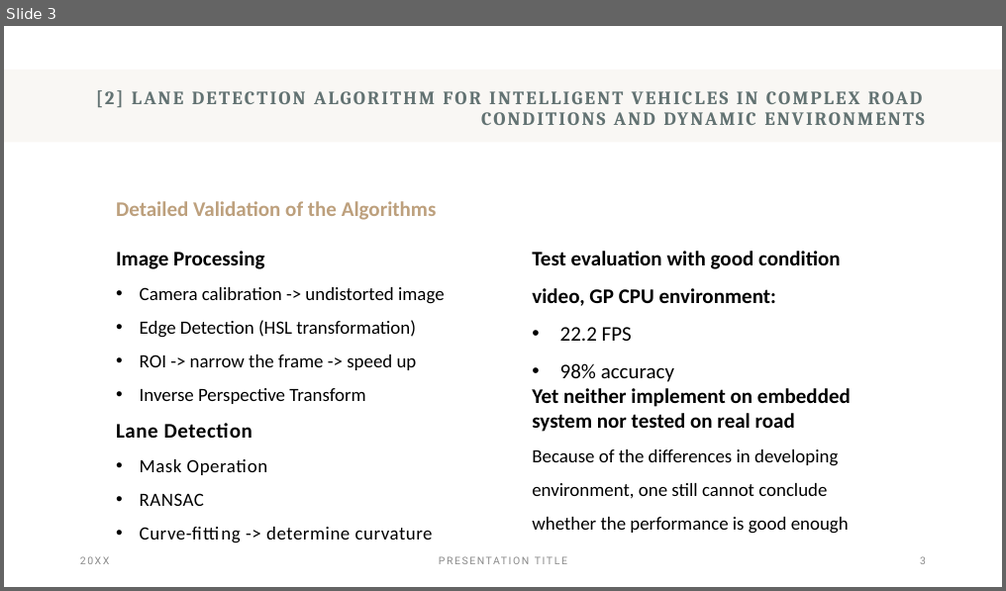
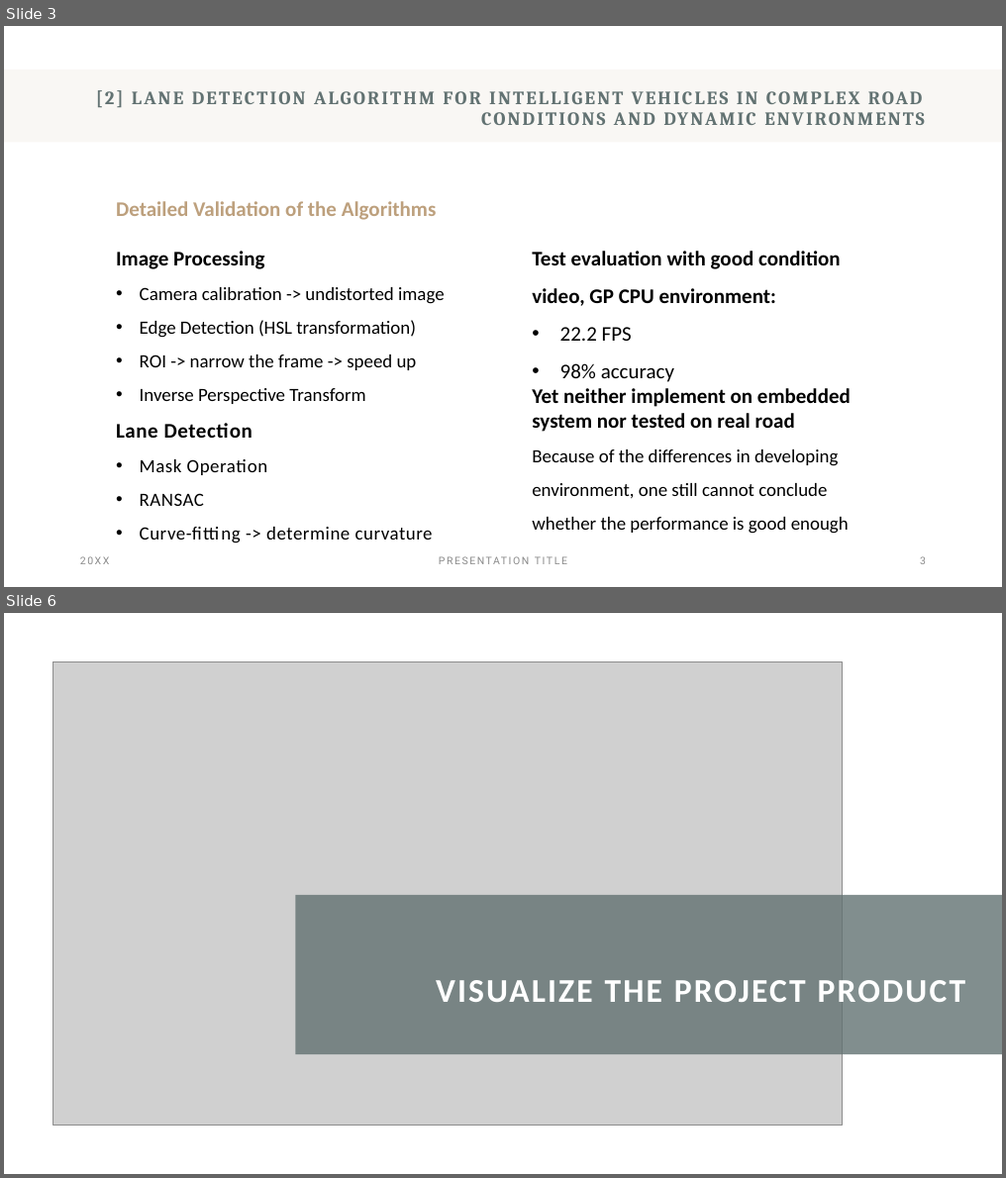
Before and after one commit to hphnngcquan/LaneDetection-OpenCV, a slide deck: docs/WeeklyNotes/Report_Dec05.pptx. Shown one above the other, each under a label of ours: slide 3 before the commit, slides 3 and 6 after it; the slides between them are not shown. The pictures are 1006x591 and 1006x1178 pixels, drawn with LibreOffice and Linux fonts; fonts in the diff are those of the drawing; grey boxes stand for pictures. Boxes give left, top, right and bottom in pixels: in the first picture for what was removed or moved away, otherwise in the second. Text is boxed around its words. In the diff, an @@ line names an element or a change of style, - is before the commit and + after.

```diff
--- a/docs/WeeklyNotes/Report_Dec05.pptx
+++ b/docs/WeeklyNotes/Report_Dec05.pptx
@@ slide 6 added at bbox=[4, 613, 1002, 1174], background #FFFFFF @@
@@ picture added at bbox=[53, 662, 843, 1125] @@
@@ title added at bbox=[295, 895, 1002, 1056], fill #627272 at 80% opacity, 32 pt, text #FFFFFF, bold @@
+VISUALIZE THE PROJECT PRODUCT
```
Also in this commit, not shown: 2 slides changed, 2 other slides added, 7 slides removed.
